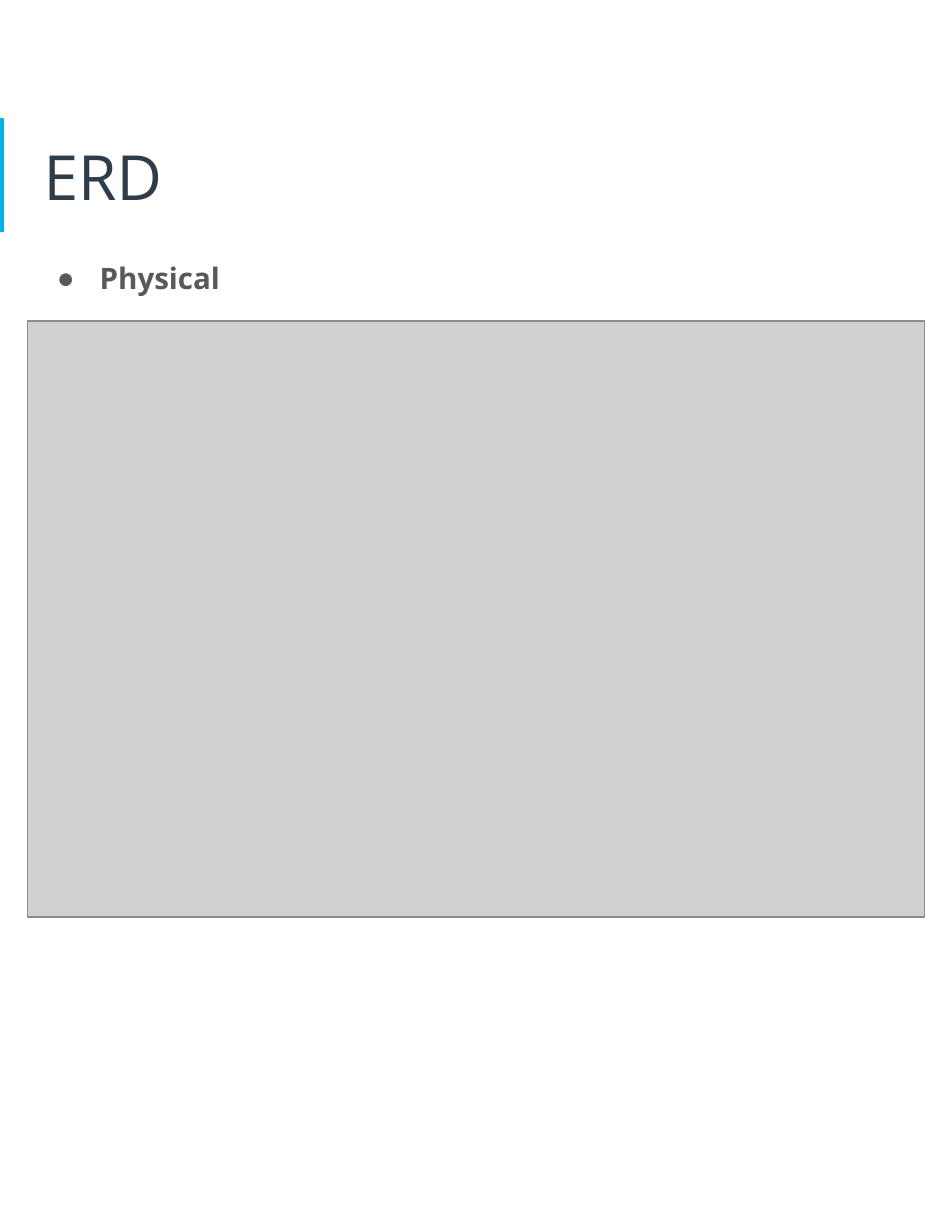
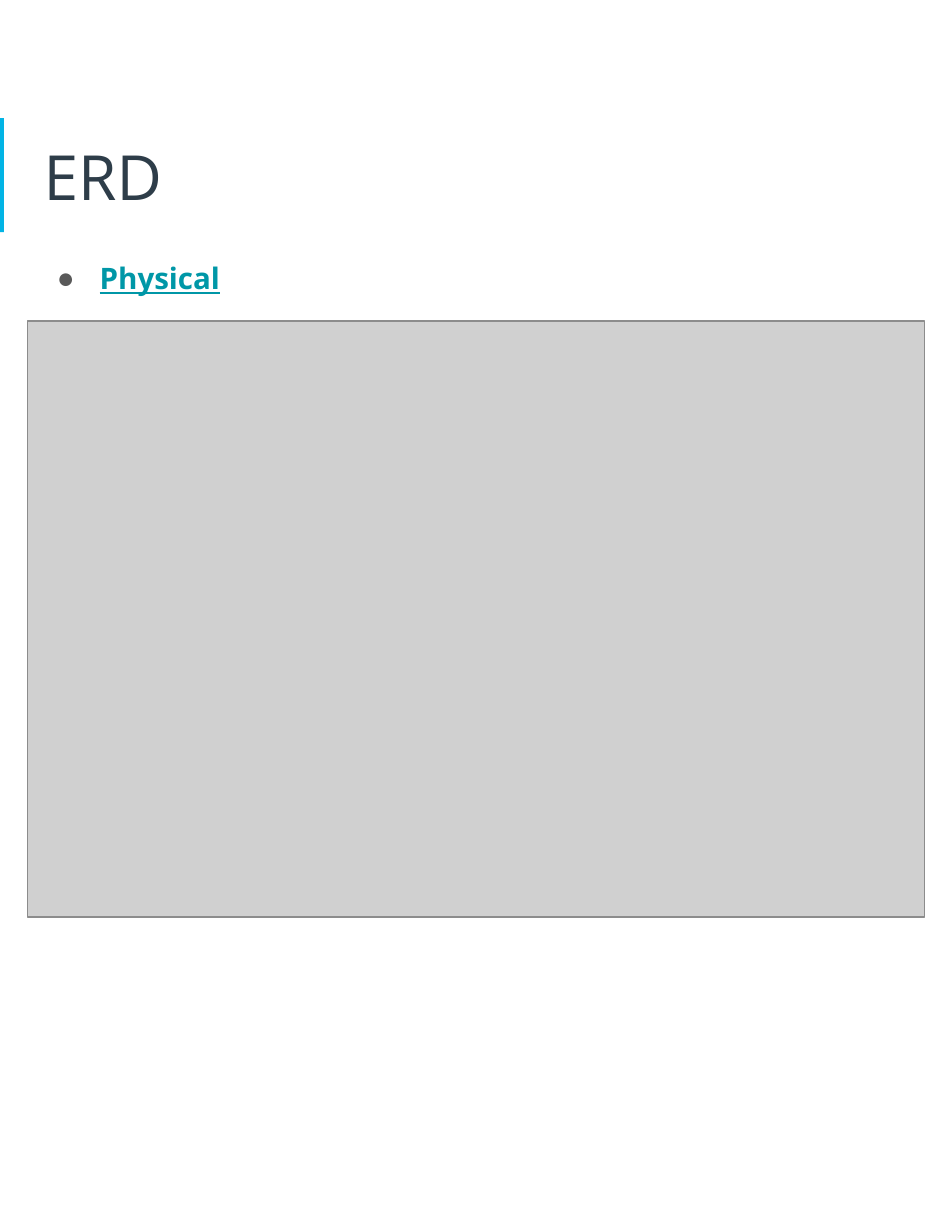
Before and after one commit to iDataist/Human-Resources-Database-Design, a slide deck: slide 12 of hr_database_documentation.pptx. Drawn at 952x1232 pixels with LibreOffice and Linux fonts; fonts in the diff are those of the drawing; grey boxes stand for pictures. Boxes give left, top, right and bottom in pixels: in the first picture for what was removed or moved away, otherwise in the second. Text is boxed around its words. In the diff, an @@ line names an element or a change of style, - is before the commit and + after.

```diff
--- a/hr_database_documentation.pptx
+++ b/hr_database_documentation.pptx
@@ text "Physical" at [100, 266, 220, 296]: text colour #595959 to #0097A7, underline on @@
```
Also in this commit, not shown: 2 other slides changed.
